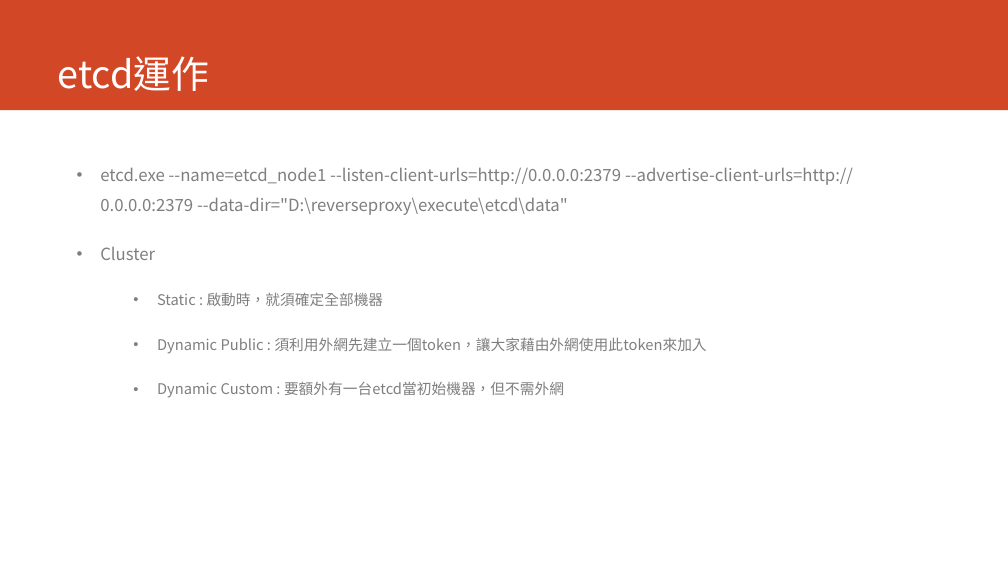
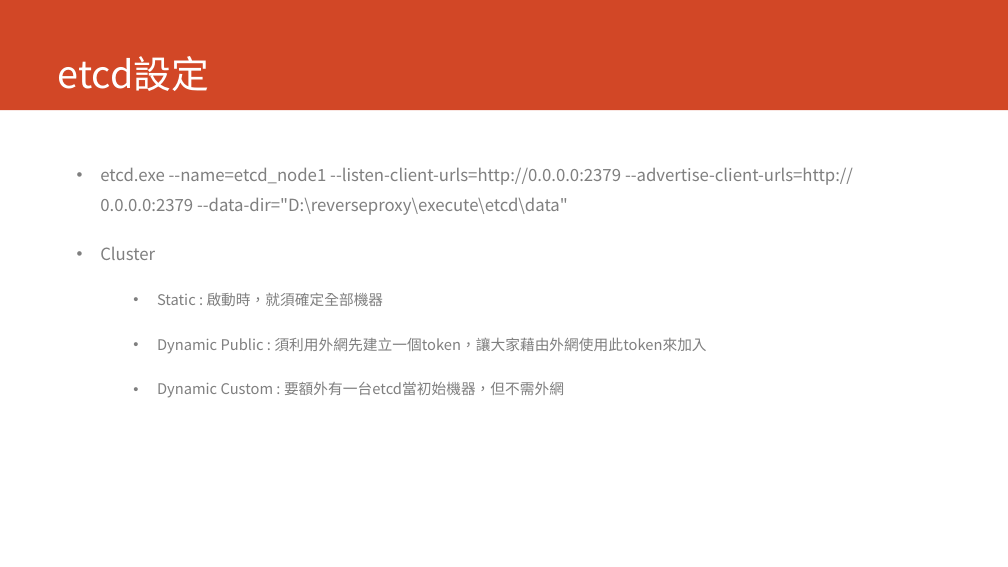
Before and after one commit to dinoliang/TemplateInfo, a slide deck: slide 8 of Reverse Proxy.ppt. Drawn at 1008x567 pixels with LibreOffice and Linux fonts; fonts in the diff are those of the drawing. Boxes give left, top, right and bottom in pixels: in the first picture for what was removed or moved away, otherwise in the second. Text is boxed around its words. In the diff, an @@ line names an element or a change of style, - is before the commit and + after.

```diff
--- a/Reverse Proxy.ppt
+++ b/Reverse Proxy.ppt
@@ title at (58, 56, 210, 91): text changed @@
-etcd運作
+etcd設定
```
Also in this commit, not shown: 3 other slides changed, 1 slide added.
